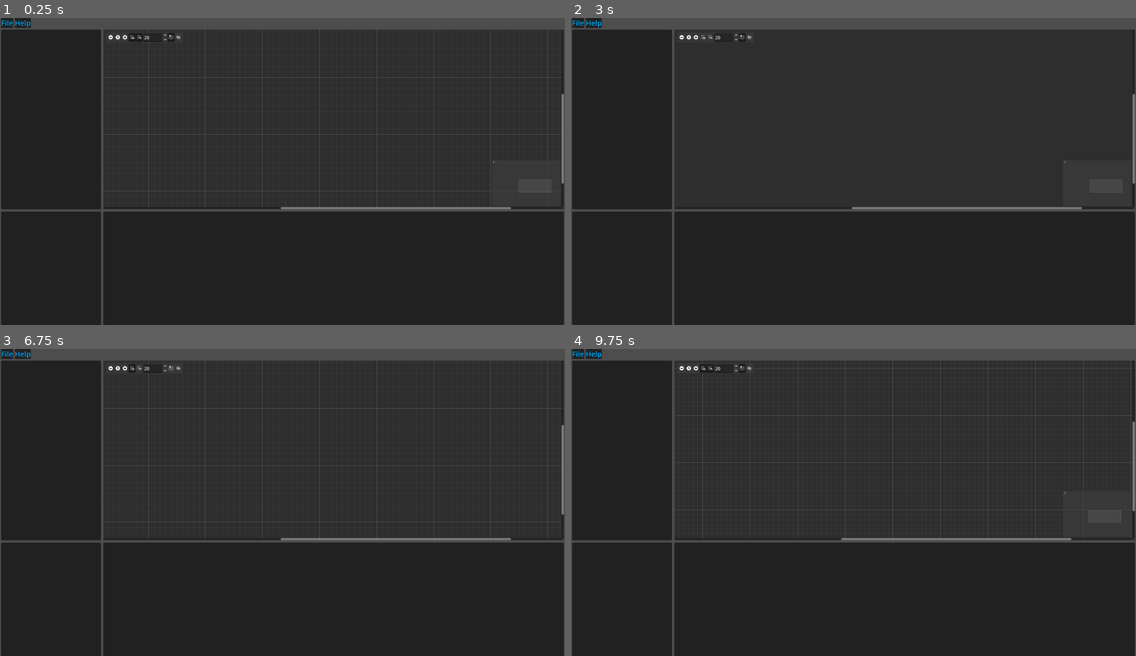
Above: before the commit, frames 1-4 (two rows, left to right).
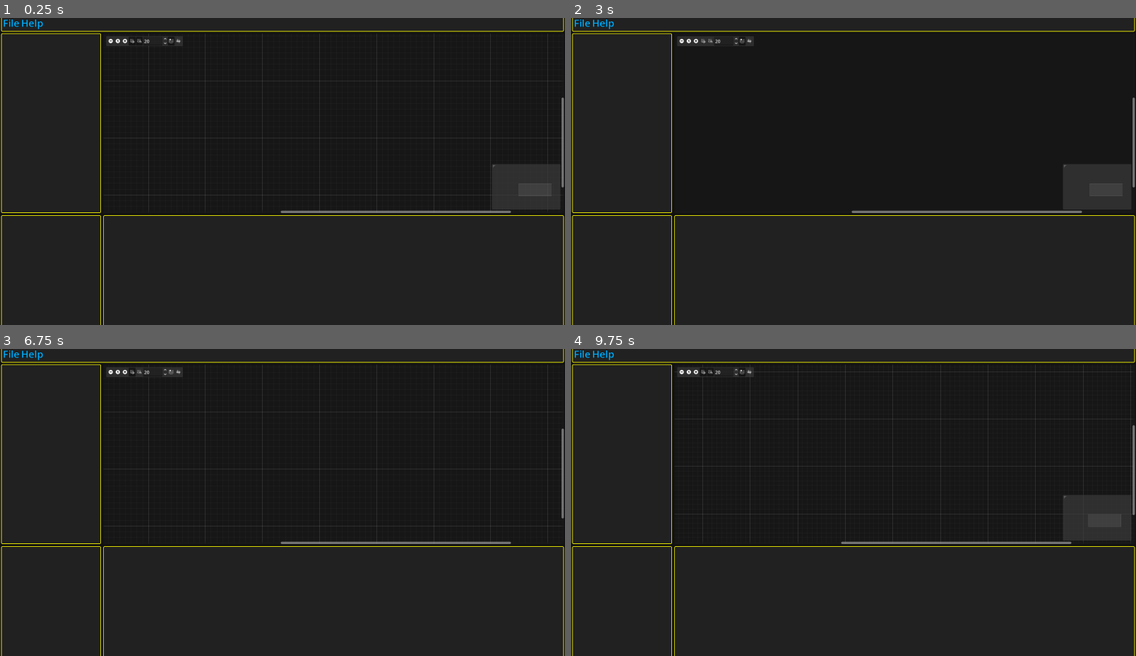
Above: after the commit, the same moments.

Repository: Phillip383/StoryGraph
Game: Godot game, scene res://scenes/UI/graph_editor.tscn
Two runs of this game, one before a commit and one after it. Both use one fixed random seed, a clock stepped at 60 frames per second and the inputs below.
Inputs (mouse positions are in pixels of both pictures, inside the frame that each line leads up to; where the layout moved, square brackets give the same spot in the first picture):
- Up to frame 1 (0.25 s): no input
- Up to frame 2 (3 s): click (684, 39) [684, 36] at 0.5 s; click (695, 39) [695, 36] at 1.25 s; click (700, 39) [700, 36] at 2 s; click (712, 39) [712, 36] at 2.75 s
- Up to frame 3 (6.75 s): click (169, 370) [169, 367] at 3.5 s; click (180, 370) [180, 367] at 4.25 s; click (113, 370) [113, 367] at 5 s; click (124, 370) [124, 367] at 5.75 s; click (129, 370) [129, 367] at 6.5 s
- Up to frame 4 (9.75 s): click (712, 370) [712, 367] at 7.25 s; click (740, 370) [740, 367] at 8 s; click (751, 370) [751, 367] at 8.75 s; click (684, 370) [684, 367] at 9.5 s

The runs differ from the first frame. In frame 1, 13% of the frame differs, in the area x 0-100%, y 0-100%; in frame 2, 7.9%; in frame 3, 13%; in frame 4, 14%.

Commit message:
Did some more adjustments on the main editor.

Diff:
--- a/project.godot
+++ b/project.godot
@@ -19,6 +19,7 @@
 
 window/size/viewport_width=1980
 window/size/viewport_height=1080
+window/size/mode=2
 
 [editor_plugins]
 
--- a/scenes/UI/graph_editor.tscn
+++ b/scenes/UI/graph_editor.tscn
@@ -1,64 +1,71 @@
-[gd_scene load_steps=5 format=3 uid="uid://bjq3ex5xqh4to"]
+[gd_scene load_steps=6 format=3 uid="uid://bjq3ex5xqh4to"]
 
 [ext_resource type="PackedScene" uid="uid://du7x8jpfvub1w" path="res://scenes/UI/menu_bar.tscn" id="1_fgo7h"]
 [ext_resource type="PackedScene" uid="uid://c8qxe00r5a84q" path="res://scenes/UI/graph.tscn" id="1_ot8g1"]
 [ext_resource type="Theme" uid="uid://wro5ncgxmqmq" path="res://story_graph_theme.tres" id="1_wjrqj"]
 [ext_resource type="PackedScene" uid="uid://dlquk3hpta50p" path="res://scenes/UI/inspector_base.tscn" id="2_n4xq1"]
 
+[sub_resource type="StyleBoxFlat" id="StyleBoxFlat_fgo7h"]
+bg_color = Color(0.019607844, 0.019607844, 0.019607844, 0.8352941)
+
 [node name="GraphEditor" type="CanvasLayer"]
 
-[node name="MarginContainer" type="MarginContainer" parent="."]
+[node name="PanelContainer" type="PanelContainer" parent="."]
 anchors_preset = 15
 anchor_right = 1.0
 anchor_bottom = 1.0
 grow_horizontal = 2
 grow_vertical = 2
+size_flags_horizontal = 3
+size_flags_vertical = 3
+theme = ExtResource("1_wjrqj")
+theme_override_styles/panel = SubResource("StyleBoxFlat_fgo7h")
+
+[node name="MarginContainer" type="MarginContainer" parent="PanelContainer"]
+layout_mode = 2
 theme = ExtResource("1_wjrqj")
 
-[node name="Main_C" type="VBoxContainer" parent="MarginContainer"]
+[node name="Main_C" type="VBoxContainer" parent="PanelContainer/MarginContainer"]
 layout_mode = 2
 size_flags_horizontal = 3
 size_flags_vertical = 3
 theme = ExtResource("1_wjrqj")
 
-[node name="MenuBar" parent="MarginContainer/Main_C" instance=ExtResource("1_fgo7h")]
+[node name="MenuBar" parent="PanelContainer/MarginContainer/Main_C" instance=ExtResource("1_fgo7h")]
 layout_mode = 2
-size_flags_vertical = 3
-theme_override_font_sizes/font_size = 25
 
-[node name="VSplitContainer" type="VSplitContainer" parent="MarginContainer/Main_C"]
+[node name="VSplitContainer" type="VSplitContainer" parent="PanelContainer/MarginContainer/Main_C"]
 layout_mode = 2
 size_flags_vertical = 3
 theme = ExtResource("1_wjrqj")
 
-[node name="StoryLines_Graph_C" type="HSplitContainer" parent="MarginContainer/Main_C/VSplitContainer"]
+[node name="StoryLines_Graph_C" type="HSplitContainer" parent="PanelContainer/MarginContainer/Main_C/VSplitContainer"]
 layout_mode = 2
 size_flags_vertical = 3
 theme = ExtResource("1_wjrqj")
 theme_override_constants/separation = 3
 theme_override_constants/minimum_grab_thickness = 3
 
-[node name="StoryLines" parent="MarginContainer/Main_C/VSplitContainer/StoryLines_Graph_C" instance=ExtResource("2_n4xq1")]
+[node name="StoryLines" parent="PanelContainer/MarginContainer/Main_C/VSplitContainer/StoryLines_Graph_C" instance=ExtResource("2_n4xq1")]
 custom_minimum_size = Vector2(350, 632)
 layout_mode = 2
-size_flags_vertical = 0
 
-[node name="Graph" parent="MarginContainer/Main_C/VSplitContainer/StoryLines_Graph_C" instance=ExtResource("1_ot8g1")]
+[node name="Graph" parent="PanelContainer/MarginContainer/Main_C/VSplitContainer/StoryLines_Graph_C" instance=ExtResource("1_ot8g1")]
 layout_mode = 2
 size_flags_horizontal = 3
-scroll_offset = Vector2(-358, -168)
+scroll_offset = Vector2(-350, -168)
 
-[node name="HSplitContainer" type="HSplitContainer" parent="MarginContainer/Main_C/VSplitContainer"]
+[node name="HSplitContainer" type="HSplitContainer" parent="PanelContainer/MarginContainer/Main_C/VSplitContainer"]
 layout_mode = 2
 size_flags_vertical = 3
 theme = ExtResource("1_wjrqj")
 theme_override_constants/separation = 3
 theme_override_constants/minimum_grab_thickness = 3
 
-[node name="NodeDetails" parent="MarginContainer/Main_C/VSplitContainer/HSplitContainer" instance=ExtResource("2_n4xq1")]
+[node name="NodeDetails" parent="PanelContainer/MarginContainer/Main_C/VSplitContainer/HSplitContainer" instance=ExtResource("2_n4xq1")]
 custom_minimum_size = Vector2(350, 400)
 layout_mode = 2
 
-[node name="ValueEditor" parent="MarginContainer/Main_C/VSplitContainer/HSplitContainer" instance=ExtResource("2_n4xq1")]
+[node name="ValueEditor" parent="PanelContainer/MarginContainer/Main_C/VSplitContainer/HSplitContainer" instance=ExtResource("2_n4xq1")]
 custom_minimum_size = Vector2(350, 400)
 layout_mode = 2
--- a/scenes/UI/menu_bar.tscn
+++ b/scenes/UI/menu_bar.tscn
@@ -2,18 +2,26 @@
 
 [ext_resource type="Theme" uid="uid://wro5ncgxmqmq" path="res://story_graph_theme.tres" id="1_ohdrm"]
 
-[node name="MenuBar" type="MenuBar"]
+[node name="PanelContainer" type="PanelContainer"]
+custom_minimum_size = Vector2(0, 25)
 anchors_preset = -1
-anchor_left = 0.0050000004
-anchor_right = 0.989
-anchor_bottom = 0.028
-offset_left = 0.09999943
-offset_right = 1.7799072
-offset_bottom = -0.24000168
+anchor_right = 1.0
+anchor_bottom = 0.012
+offset_bottom = 12.04
+grow_horizontal = 2
+size_flags_horizontal = 3
+
+[node name="MarginContainer" type="MarginContainer" parent="."]
+layout_mode = 2
+
+[node name="MenuBar" type="MenuBar" parent="MarginContainer"]
+layout_mode = 2
+size_flags_horizontal = 0
+size_flags_vertical = 0
 theme = ExtResource("1_ohdrm")
 language = "en"
 
-[node name="File" type="PopupMenu" parent="."]
+[node name="File" type="PopupMenu" parent="MarginContainer/MenuBar"]
 oversampling_override = 1.0
 size = Vector2i(100, 116)
 theme = ExtResource("1_ohdrm")
@@ -27,7 +35,7 @@
 item_3/text = "Export"
 item_3/id = 3
 
-[node name="Help" type="PopupMenu" parent="."]
+[node name="Help" type="PopupMenu" parent="MarginContainer/MenuBar"]
 theme = ExtResource("1_ohdrm")
 item_count = 1
 item_0/text = "Documentation"
--- a/story_graph_theme.tres
+++ b/story_graph_theme.tres
@@ -20,13 +20,15 @@
 
 [sub_resource type="StyleBoxFlat" id="StyleBoxFlat_bwp5n"]
 bg_color = Color(0.12941177, 0.12941177, 0.12941177, 1)
-border_color = Color(0.8205395, 0.8205401, 7.70092e-07, 1)
-border_blend = true
+border_width_left = 2
+border_width_top = 2
+border_width_right = 2
+border_width_bottom = 2
+border_color = Color(1, 0.99215686, 0, 1)
 corner_radius_top_left = 4
 corner_radius_top_right = 4
 corner_radius_bottom_right = 4
 corner_radius_bottom_left = 4
-shadow_color = Color(0, 0, 0, 0.84313726)
 
 [sub_resource type="StyleBoxFlat" id="StyleBoxFlat_orwo5"]
 bg_color = Color(0.12941177, 0.12941177, 0.12941177, 1)
@@ -59,6 +61,7 @@
 MenuBar/colors/font_hover_color = Color(1, 0.99215686, 0, 1)
 MenuBar/constants/h_separation = 6
 MenuBar/constants/outline_size = 3
+MenuBar/font_sizes/font_size = 35
 MenuBar/styles/hover = SubResource("StyleBoxFlat_4r8t8")
 MenuBar/styles/normal = SubResource("StyleBoxFlat_ygryb")
 MenuButton/colors/font_color = Color(0.37254903, 0.8039216, 0.89411765, 1)
